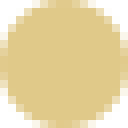
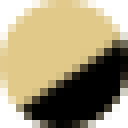
Layered file, before and after one edit (128 x 128). Changes by layer:
added layer "Layer 1" above "Ellipse 1 copy" over box(120, 56, 128, 88)
added layer "Ellipse 1 copy" above "Ellipse 1" over box(16, 32, 128, 128)
